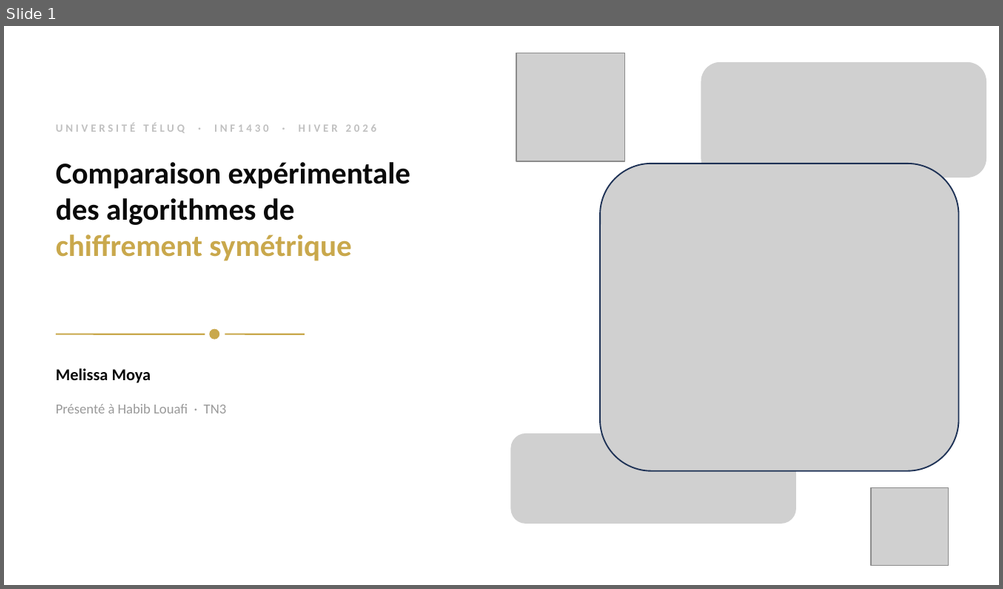
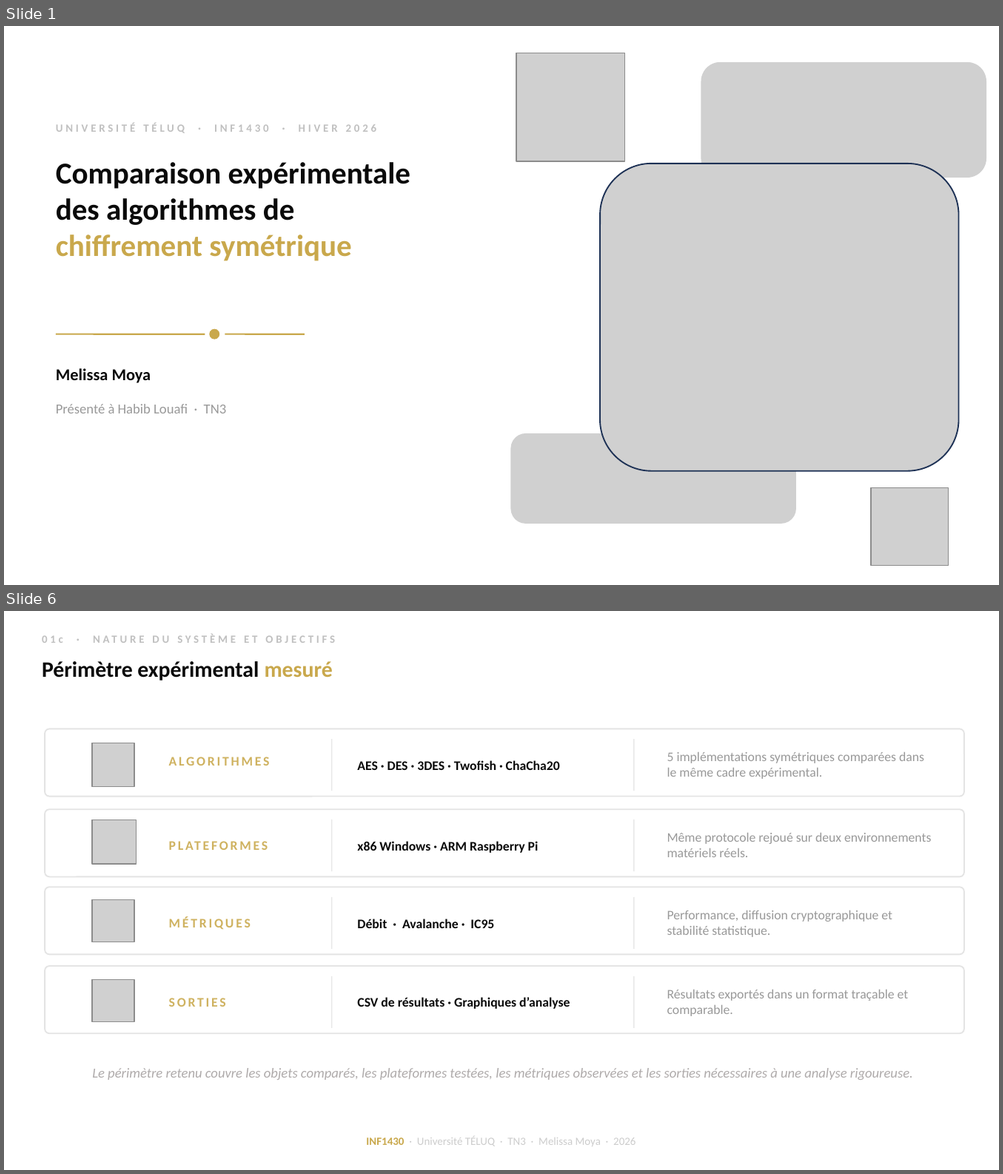
Before and after one commit to moyamelissa/INF1430-Comparaison-Chiffrement-Symetrique, a slide deck: docs/02-deliverables/INF1430_TN3_Melissa_Moya.pptx. Shown one above the other, each under a label of ours: slide 1 before the commit, slides 1 and 6 after it; the slides between them are not shown. The pictures are 1003x589 and 1003x1174 pixels, drawn with LibreOffice and Linux fonts; fonts in the diff are those of the drawing; grey boxes stand for pictures. Boxes give left, top, right and bottom in pixels: in the first picture for what was removed or moved away, otherwise in the second. Text is boxed around its words. In the diff, an @@ line names an element or a change of style, - is before the commit and + after.

```diff
--- a/docs/02-deliverables/INF1430_TN3_Melissa_Moya.pptx
+++ b/docs/02-deliverables/INF1430_TN3_Melissa_Moya.pptx
@@ slide 6 added at (4,611,999,1170), background #FFFFFF @@
@@ text added at (42,635,63,643), 8 pt, text #C0C0C0, bold @@
+01c · NATURE DU SYSTÈME ET OBJECTIFS
@@ text added at (42,661,333,681), 16 pt, text #0A0A0A, bold @@
+Périmètre expérimental mesuré
@@ rounded rectangle added at (45,729,964,797), fill #FFFFFF, outline #E4E4E4 1 pt @@
@@ picture added at (93,743,134,787) @@
@@ line added from (331, 739) to (331, 791), #E8E8E8 0.8 pt @@
@@ line added from (634, 739) to (634, 791), #E8E8E8 0.8 pt @@
@@ text added at (169,757,270,766), 9.5 pt, text #CFB260, bold @@
+ALGORITHMES
@@ text added at (357,760,560,770), 9.5 pt, text #0A0A0A, bold @@
+AES · DES · 3DES · Twofish · ChaCha20
@@ text added at (667,752,924,779), 9.5 pt, text #999999 @@
+5 implémentations symétriques comparées dans le même cadre expérimental.
@@ rounded rectangle added at (45,810,964,877), fill #FFFFFF, outline #E4E4E4 1 pt @@
@@ picture added at (93,820,136,863) @@
@@ line added from (331, 820) to (331, 871), #E8E8E8 0.8 pt @@
@@ line added from (634, 820) to (634, 871), #E8E8E8 0.8 pt @@
@@ text added at (169,834,324,857), 9.5 pt, text #CFB260, bold @@
+PLATEFORMES
@@ text added at (357,841,538,853), 9.5 pt, text #0A0A0A, bold @@
+x86 Windows · ARM Raspberry Pi
@@ text added at (667,833,930,857), 9.5 pt, text #999999 @@
+Même protocole rejoué sur deux environnements matériels réels.
@@ rounded rectangle added at (45,888,964,955), fill #FFFFFF, outline #E4E4E4 1 pt @@
@@ line added from (331, 897) to (331, 949), #E8E8E8 0.8 pt @@
@@ line added from (634, 897) to (634, 949), #E8E8E8 0.8 pt @@
@@ picture added at (93,900,134,943) @@
@@ text added at (169,917,250,929), 9.5 pt, text #CFB260, bold @@
+MÉTRIQUES
@@ text added at (357,919,494,928), 9.5 pt, text #0A0A0A, bold @@
+Débit · Avalanche · IC95
@@ text added at (667,911,892,937), 9.5 pt, text #999999 @@
+Performance, diffusion cryptographique et stabilité statistique.
@@ rounded rectangle added at (45,966,964,1034), fill #FFFFFF, outline #E4E4E4 1 pt @@
@@ picture added at (93,980,134,1022) @@
@@ line added from (331, 976) to (331, 1028), #E8E8E8 0.8 pt @@
@@ line added from (634, 976) to (634, 1028), #E8E8E8 0.8 pt @@
@@ text added at (169,998,226,1007), 9.5 pt, text #CFB260, bold @@
+SORTIES
@@ text added at (357,997,569,1009), 9.5 pt, text #0A0A0A, bold @@
+CSV de résultats · Graphiques d’analyse
@@ text added at (667,990,908,1017), 9.5 pt, text #999999 @@
+Résultats exportés dans un format traçable et comparable.
@@ text added at (92,1068,913,1080), 10 pt, text #AFABAB, italic @@
+Le périmètre retenu couvre les objets comparés, les plateformes testées, les métriques observées et les sorties nécessaires à une analyse rigoureuse.
@@ text added at (366,1136,635,1147), 8 pt, text #CCCCCC @@
+INF1430 · Université TÉLUQ · TN3 · Melissa Moya · 2026
```
Also in this commit, not shown: 14 slides changed, 14 other slides added, 8 slides removed, 13 other files.
